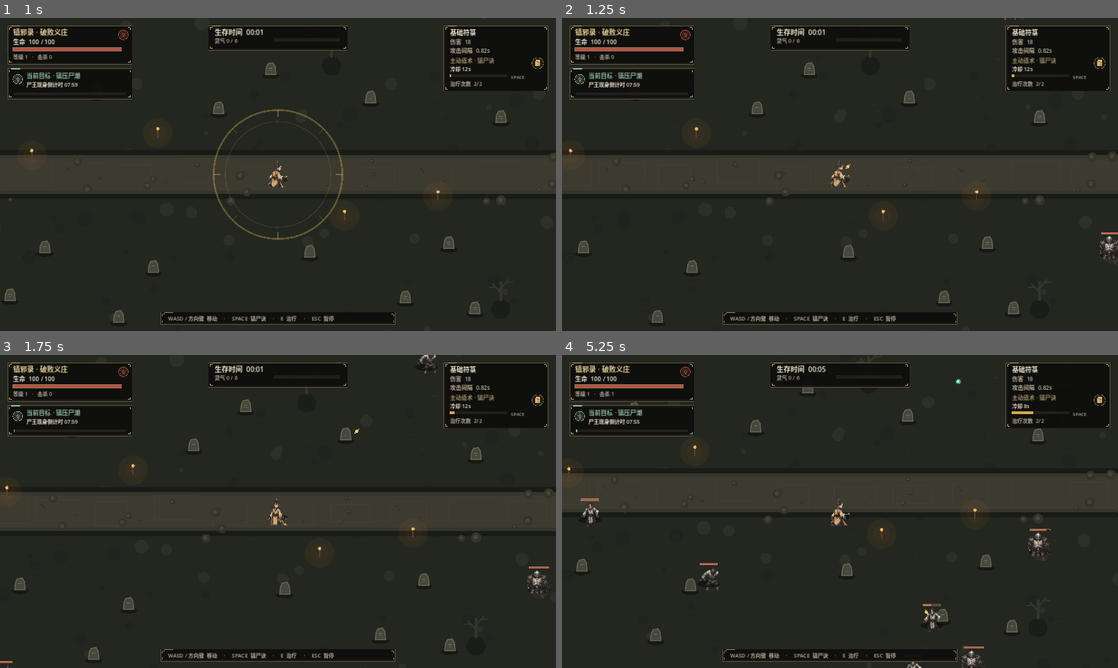
Above: before the commit, frames 1-4 (two rows, left to right).
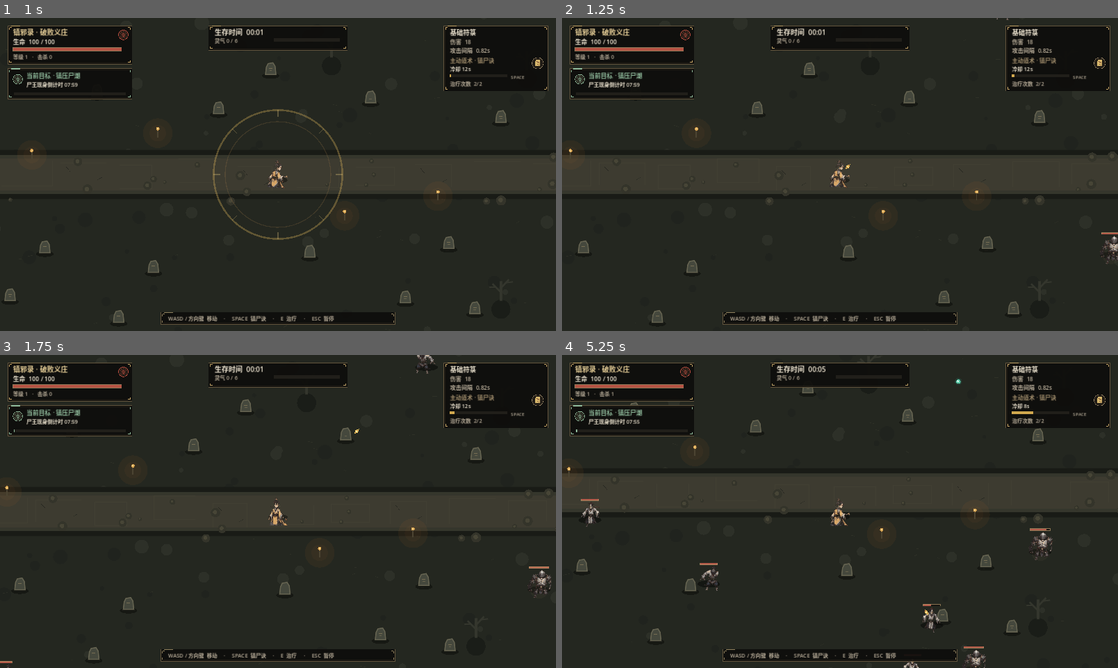
Above: after the commit, the same moments.

Repository: richenren/RemakeOfClassicGames
Game: Godot game, scene res://scenes/main.tscn
The game is run twice, just before and just after one commit, with the same random seed, the same clock (stepped at 60 frames per second) and the same inputs.
Inputs (mouse positions are in pixels of both pictures, inside the frame that each line leads up to):
- Up to frame 1 (1 s): tap Enter at 0.5 s; move the mouse to (400, 158) at 0.52 s; hold D from 0.53 s (still down); tap E at 0.6 s; click (400, 158) at 0.67 s; tap Space at 0.77 s
- Up to frame 2 (1.25 s): keep holding D
- Up to frame 3 (1.75 s): release D at 1.25 s; drag from (166, 527) to (250, 574) at 1.27 s
- Up to frame 4 (5.25 s): move the mouse to (895, 442) at 2.02 s; hold D 2.03-2.75 s; tap 1 at 2.1, 5.1 s; drag from (812, 574) to (673, 464) at 2.77 s; move the mouse to (1006, 558) at 3.52 s; hold A 3.53-4.25 s; tap E at 3.6 s; tap Space at 3.77 s; drag from (673, 464) to (756, 433) at 4.27 s; move the mouse to (867, 511) at 5.02 s; hold S from 5.03 s (still down); click (867, 511) at 5.17 s

Frame 1 is identical in both runs. In frame 2, 0.2% of the frame differs, in the area x 78-100%, y 0-79%; in frame 3, 0.3%; in frame 4, 0.6%, in the area x 3-89%, y 45-100%.

Commit message:
feat: animate enemy gait and add elemental status effects

Diff:
--- a/game/scripts/enemy.gd
+++ b/game/scripts/enemy.gd
@@ -16,6 +16,14 @@
 var hit_flash: float = 0.0
 var slow_timer: float = 0.0
 var slow_multiplier: float = 1.0
+var wet_timer: float = 0.0
+var burn_timer: float = 0.0
+var burn_dps: float = 0.0
+var animation_time: float = 0.0
+var gait_phase: float = 0.0
+var facing_direction: Vector2 = Vector2.LEFT
+var is_moving: bool = false
+var hop_height: float = 0.0
 
 
 func setup(enemy_kind: String) -> void:
@@ -48,7 +56,14 @@
 
 
 func tick(delta: float, player_position: Vector2, separation: Vector2) -> void:
+	animation_time += delta
 	hit_flash = maxf(0.0, hit_flash - delta)
+	wet_timer = maxf(0.0, wet_timer - delta)
+	if burn_timer > 0.0:
+		burn_timer = maxf(0.0, burn_timer - delta)
+		hp = maxf(0.0, hp - burn_dps * delta)
+		if burn_timer <= 0.0:
+			burn_dps = 0.0
 	if slow_timer > 0.0:
 		slow_timer = maxf(0.0, slow_timer - delta)
 		if slow_timer <= 0.0:
@@ -63,8 +78,14 @@
 	if separation.length_squared() > 0.001:
 		direction = (direction + separation * 0.75).normalized()
 
-	if direction != Vector2.ZERO:
+	is_moving = direction.length_squared() > 0.001
+	if is_moving:
+		facing_direction = direction
 		position += direction * move_speed * slow_multiplier * delta
+
+	var cadence := 14.0 if kind == "jumper" else (4.0 if kind == "armored" else (3.6 if is_boss else 7.2))
+	gait_phase += delta * (cadence if is_moving else 1.8)
+	hop_height = pow(maxf(0.0, sin(gait_phase)), 2.0) * 9.0 if kind == "jumper" and is_moving else 0.0
 
 	position.x = clampf(position.x, 30.0, 2370.0)
 	position.y = clampf(position.y, 30.0, 1570.0)
@@ -83,6 +104,18 @@
 		multiplier = maxf(multiplier, 0.72)
 	slow_timer = maxf(slow_timer, duration)
 	slow_multiplier = minf(slow_multiplier, multiplier)
+	queue_redraw()
+
+
+func apply_wet(duration: float) -> void:
+	wet_timer = maxf(wet_timer, duration)
+	queue_redraw()
+
+
+func apply_burn(duration: float, damage_per_second: float) -> void:
+	burn_timer = maxf(burn_timer, duration)
+	burn_dps = maxf(burn_dps, damage_per_second)
+	queue_redraw()
 
 
 func _draw() -> void:
@@ -102,10 +135,23 @@
 			sprite_region = BOSS_REGION
 			sprite_rect = Rect2(-49.0, -57.0, 98.0, 112.0)
 
-	# Grounding shadows preserve readability when sprites overlap.
-	var shadow_radius := 18.0 if not is_boss else 42.0
-	draw_set_transform(Vector2(0.0, 13.0 if not is_boss else 23.0), 0.0, Vector2(1.45, 0.46))
-	draw_circle(Vector2.ZERO, shadow_radius, Color(0.01, 0.012, 0.01, 0.46))
+	var bob := -hop_height
+	var tilt_scale := 1.0
+	if kind == "walker":
+		bob += sin(gait_phase * 2.0) * 1.8
+		tilt_scale = 1.0 + absf(sin(gait_phase)) * 0.025
+	elif kind == "armored":
+		bob += sin(gait_phase * 1.4) * 1.1
+		tilt_scale = 1.0 + absf(sin(gait_phase)) * 0.012
+	elif is_boss:
+		bob += sin(gait_phase * 1.2) * 2.2
+		tilt_scale = 1.0 + absf(sin(gait_phase)) * 0.035
+
+	# Jumper shadows contract during a hop; the body uses a different gait per enemy type.
+	var shadow_x := 1.45 - hop_height * 0.018
+	var shadow_y := 0.46 - hop_height * 0.012
+	draw_set_transform(Vector2(0.0, 13.0 if not is_boss else 23.0), 0.0, Vector2(maxf(0.9, shadow_x), maxf(0.18, shadow_y)))
+	draw_circle(Vector2.ZERO, 18.0 if not is_boss else 42.0, Color(0.01, 0.012, 0.01, 0.46))
 	draw_set_transform(Vector2.ZERO, 0.0, Vector2.ONE)
 
 	if is_boss:
@@ -115,13 +161,22 @@
 
 	if slow_timer > 0.0:
 		draw_arc(Vector2(0.0, 9.0), collision_radius + 7.0, 0.0, TAU, 36, Color(0.45, 0.74, 0.62, 0.72), 2.0)
+	if wet_timer > 0.0:
+		draw_arc(Vector2(0.0, 12.0), collision_radius + 5.0, PI * 0.1, PI * 0.9, 24, Color(0.35, 0.72, 0.88, 0.65), 1.8)
+	if burn_timer > 0.0:
+		draw_circle(Vector2(0.0, 4.0), collision_radius * 0.72, Color(0.95, 0.36, 0.12, 0.12))
 
 	var tint := Color("#fff0d0") if hit_flash > 0.0 else Color.WHITE
+	var flip_x := -1.0 if facing_direction.x < -0.1 else 1.0
+	var sprite_tilt := clampf(facing_direction.x * 0.065, -0.065, 0.065) if is_moving else sin(animation_time) * 0.008
+	var stretch_y := 1.0 + absf(sin(gait_phase)) * 0.018 if is_moving else 1.0
+	draw_set_transform(Vector2(0.0, bob), sprite_tilt, Vector2(flip_x * tilt_scale, stretch_y))
 	draw_texture_rect_region(CREATURES_ATLAS, sprite_rect, sprite_region, tint, false)
+	draw_set_transform(Vector2.ZERO, 0.0, Vector2.ONE)
 
-	# Ordinary enemies keep compact health bars above the sprite; the boss uses the dedicated HUD bar.
+	# Ordinary enemies keep compact health bars above the animated sprite.
 	if not is_boss:
-		var bar_y := sprite_rect.position.y - 6.0
+		var bar_y := sprite_rect.position.y - 6.0 + bob
 		var bar_rect := Rect2(-bar_width * 0.5, bar_y, bar_width, 4.0)
 		draw_rect(bar_rect, Color("#171612"))
 		var ratio := clampf(hp / maxf(1.0, max_hp), 0.0, 1.0)
